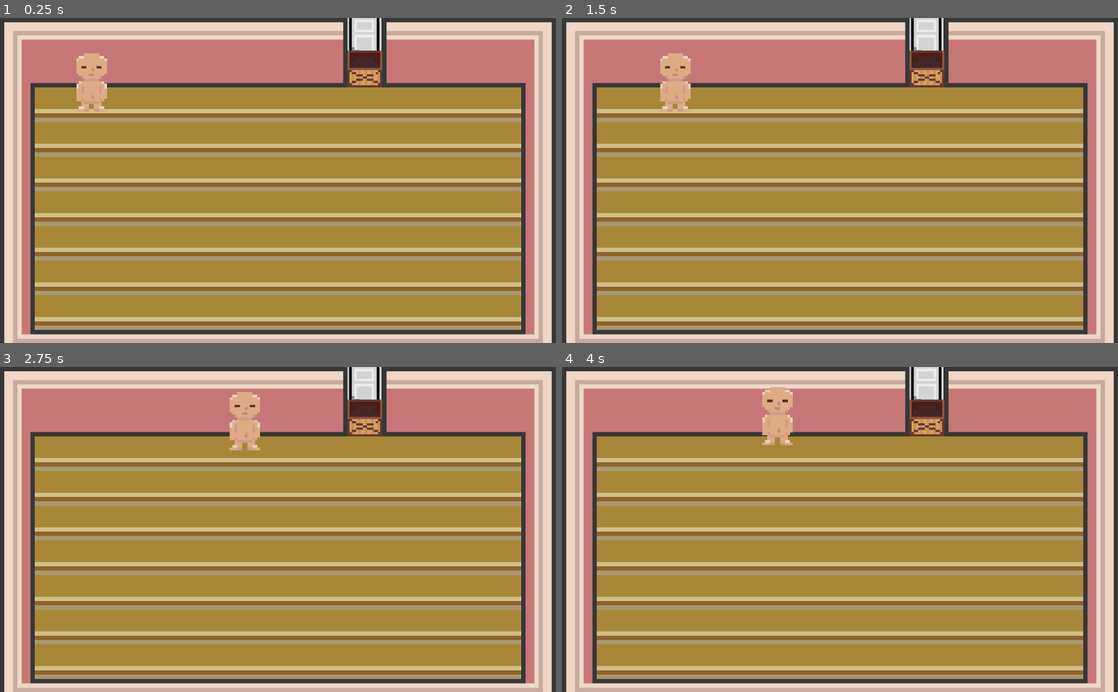
Above: before the commit, frames 1-4 (two rows, left to right).
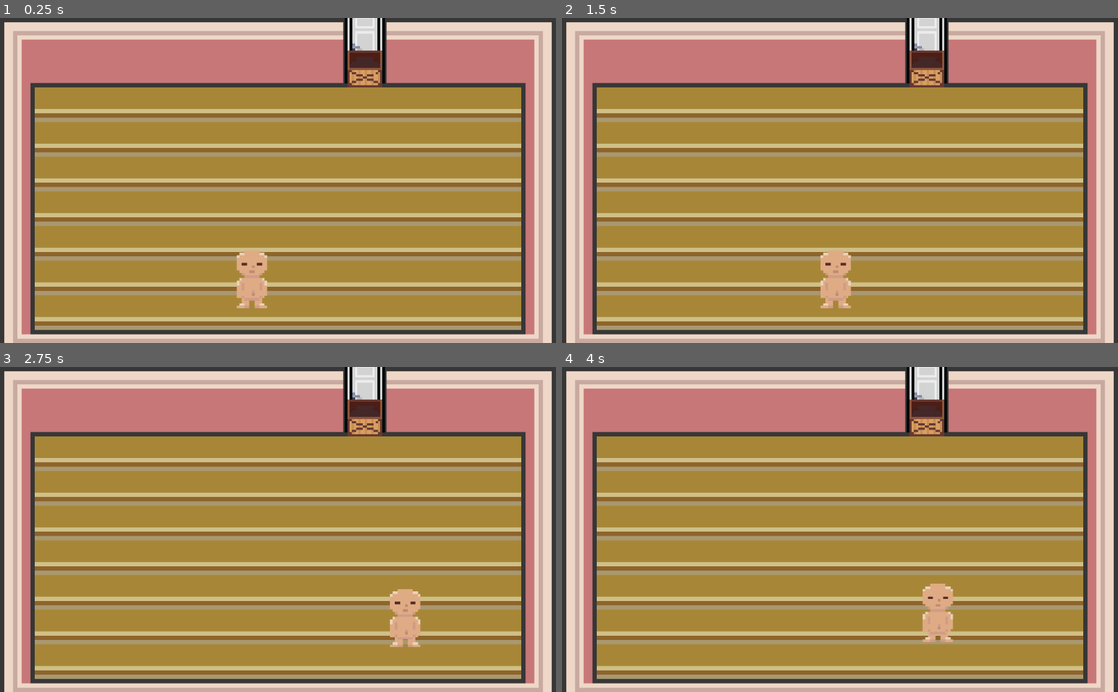
Above: after the commit, the same moments.

Repository: Max-Codes559/Nasubi
Game: Godot game, scene res://Scenes/MainScene.tscn
Same seed, same stepped clock (60 frames per second), same inputs: the game is played once before the commit and once after it.
Inputs (mouse positions are in pixels of both pictures, inside the frame that each line leads up to):
- Up to frame 1 (0.25 s): no input
- Up to frame 2 (1.5 s): click (928, 70) at 0.5 s; tap Enter at 1.25 s; move the mouse to (634, 122) at 1.27 s; hold D (right) from 1.28 s (still down); click (634, 122) at 1.42 s
- Up to frame 3 (2.75 s): keep holding D (right); tap W (up) at 1.52, 2.27 s; move the mouse to (166, 545) at 2.02 s
- Up to frame 4 (4 s): move the mouse to (895, 458) at 2.77 s; release D (right) at 2.78 s; hold A (left) 2.78-3.53 s; move the mouse to (812, 594) at 3.52 s; hold D (right) from 3.53 s (still down); click (812, 594) at 3.67 s; tap W (up) at 3.77 s

The runs differ from the first frame. In frame 1, 2.0% of the frame differs, in the area x 13-70%, y 0-90%; in frame 2, 2.0%; in frame 3, 1.9%; in frame 4, 2.0%.

Commit message:
Added Y sorting, furniture now goes to Floor Y sort node after being instanced

Diff:
--- /dev/null
+++ b/Player.tscn
@@ -0,0 +1,25 @@
+[gd_scene load_steps=4 format=2]
+
+[ext_resource path="res://Scenes/Player.gd" type="Script" id=1]
+[ext_resource path="res://Player/NasubiPlayerBase.png" type="Texture" id=2]
+
+[sub_resource type="CapsuleShape2D" id=1]
+radius = 16.0
+height = 12.0
+
+[node name="Player" type="KinematicBody2D"]
+position = Vector2( 0, 2.38419e-07 )
+scale = Vector2( 1.4, 1.4 )
+z_index = 4
+z_as_relative = false
+script = ExtResource( 1 )
+
+[node name="Sprite" type="Sprite" parent="."]
+position = Vector2( 0, 29.3357 )
+scale = Vector2( 3.3375, 3.3375 )
+texture = ExtResource( 2 )
+
+[node name="CollisionShape2D" type="CollisionShape2D" parent="."]
+position = Vector2( 0, 53.3357 )
+scale = Vector2( 1, 0.5 )
+shape = SubResource( 1 )
--- a/Scenes/FurnitureItem.tscn
+++ b/Scenes/FurnitureItem.tscn
@@ -11,11 +11,13 @@
 extents = Vector2( 36, 14.5 )
 
 [node name="FurnitureItem" type="StaticBody2D"]
-z_index = 10
+z_as_relative = false
 script = ExtResource( 2 )
 
 [node name="Sprite" type="Sprite" parent="."]
 scale = Vector2( 8, 8 )
+z_index = 4
+z_as_relative = false
 texture = SubResource( 2 )
 
 [node name="CollisionShape2D" type="CollisionShape2D" parent="."]
--- a/Scenes/MainScene.tscn
+++ b/Scenes/MainScene.tscn
@@ -1,8 +1,7 @@
-[gd_scene load_steps=19 format=2]
+[gd_scene load_steps=18 format=2]
 
 [ext_resource path="res://Items/furniture pack coloured outline.png" type="Texture" id=1]
-[ext_resource path="res://Scenes/Player.gd" type="Script" id=2]
-[ext_resource path="res://Player/NasubiPlayerBase.png" type="Texture" id=3]
+[ext_resource path="res://Player.tscn" type="PackedScene" id=2]
 [ext_resource path="res://UI/FloorSlotOverlayUnselected.png" type="Texture" id=4]
 [ext_resource path="res://Room/Room Sprites/SellBox.png" type="Texture" id=5]
 [ext_resource path="res://Scripts/FloorSlot.gd" type="Script" id=6]
@@ -13,10 +12,6 @@
 [ext_resource path="res://Scripts/InventoryGrid.gd" type="Script" id=11]
 [ext_resource path="res://Scripts/FloorGridCont.gd" type="Script" id=12]
 [ext_resource path="res://Room/floor and walls spritesheet.png" type="Texture" id=13]
-
-[sub_resource type="AtlasTexture" id=3]
-atlas = ExtResource( 1 )
-region = Rect2( 595, 103, 16, 32 )
 
 [sub_resource type="TileSet" id=2]
 0/name = "floor and walls spritesheet.png 0"
@@ -148,9 +143,13 @@
 5/shapes = [  ]
 5/z_index = 0
 
-[sub_resource type="CapsuleShape2D" id=1]
-radius = 16.0
-height = 12.0
+[sub_resource type="AtlasTexture" id=3]
+atlas = ExtResource( 1 )
+region = Rect2( 595, 103, 16, 32 )
+
+[sub_resource type="AtlasTexture" id=6]
+atlas = ExtResource( 1 )
+region = Rect2( 479, 105, 9, 13 )
 
 [sub_resource type="RectangleShape2D" id=4]
 extents = Vector2( 10, 225 )
@@ -159,11 +158,6 @@
 extents = Vector2( 10, 461.5 )
 
 [node name="main" type="Node2D"]
-
-[node name="Door" type="Sprite" parent="."]
-position = Vector2( 671, 54 )
-scale = Vector2( 4.60937, 4.60937 )
-texture = SubResource( 3 )
 
 [node name="RoomTileMap" type="TileMap" parent="."]
 scale = Vector2( 8, 8 )
@@ -172,9 +166,24 @@
 format = 1
 tile_data = PoolIntArray( 0, 0, 0, 1, 0, 2, 2, 0, 2, 3, 0, 2, 4, 0, 2, 5, 0, 2, 6, 0, 2, 7, 0, 2, 8, 0, 2, 9, 0, 3, 11, …(2270 unchanged characters)…
 
-[node name="Floor" type="Node2D" parent="."]
+[node name="Door" type="Sprite" parent="."]
+position = Vector2( 672, 47 )
+scale = Vector2( 4.60937, 4.60937 )
+texture = SubResource( 3 )
+
+[node name="Floor" type="YSort" parent="."]
 self_modulate = Color( 0.77, 0.77, 0.77, 1 )
 position = Vector2( 464, 439 )
+
+[node name="Player" parent="Floor" instance=ExtResource( 2 )]
+
+[node name="Fake chair" type="Sprite" parent="Floor"]
+visible = false
+position = Vector2( 6, -125 )
+scale = Vector2( 12.0556, 12.0556 )
+z_index = 4
+z_as_relative = false
+texture = SubResource( 6 )
 
 [node name="GridContainer" type="GridContainer" parent="Floor"]
 visible = false
@@ -412,25 +421,10 @@
 stretch_mode = 1
 script = ExtResource( 6 )
 
-[node name="Player" type="KinematicBody2D" parent="."]
-position = Vector2( -198, -330 )
-scale = Vector2( 1.4, 1.4 )
-z_index = 20
-script = ExtResource( 2 )
-
-[node name="Sprite" type="Sprite" parent="Player"]
-position = Vector2( 262, 319 )
-scale = Vector2( 3.3375, 3.3375 )
-texture = ExtResource( 3 )
-
-[node name="CollisionShape2D" type="CollisionShape2D" parent="Player"]
-position = Vector2( 262, 343 )
-scale = Vector2( 1, 0.5 )
-shape = SubResource( 1 )
-
 [node name="Mail" type="Sprite" parent="."]
 position = Vector2( 672, 94 )
 scale = Vector2( 4, 4 )
+z_index = 2
 texture = ExtResource( 5 )
 
 [node name="Button" type="Button" parent="Mail"]
@@ -536,38 +530,42 @@
 
 [node name="Mouse" type="Sprite" parent="."]
 position = Vector2( 2, 2 )
-scale = Vector2( 1.4, 1.4 )
+scale = Vector2( 4, 4 )
+z_index = 5
 script = ExtResource( 8 )
 
-[node name="Wall" type="StaticBody2D" parent="."]
+[node name="Walls" type="Node2D" parent="."]
+
+[node name="Wall" type="StaticBody2D" parent="Walls"]
 position = Vector2( 54, 114 )
 
-[node name="CollisionShape2D" type="CollisionShape2D" parent="Wall"]
+[node name="CollisionShape2D" type="CollisionShape2D" parent="Walls/Wall"]
 position = Vector2( 0, 222 )
 shape = SubResource( 4 )
 
-[node name="Wall2" type="StaticBody2D" parent="."]
+[node name="Wall2" type="StaticBody2D" parent="Walls"]
 position = Vector2( 970, 112 )
 
-[node name="CollisionShape2D" type="CollisionShape2D" parent="Wall2"]
+[node name="CollisionShape2D" type="CollisionShape2D" parent="Walls/Wall2"]
 position = Vector2( 0, 231 )
 shape = SubResource( 4 )
 
-[node name="Wall3" type="StaticBody2D" parent="."]
+[node name="Wall3" type="StaticBody2D" parent="Walls"]
 position = Vector2( 970, 88 )
 rotation = 1.5708
 
-[node name="CollisionShape2D" type="CollisionShape2D" parent="Wall3"]
+[node name="CollisionShape2D" type="CollisionShape2D" parent="Walls/Wall3"]
 position = Vector2( -3, 452 )
 shape = SubResource( 5 )
 
-[node name="Wall4" type="StaticBody2D" parent="."]
+[node name="Wall4" type="StaticBody2D" parent="Walls"]
 position = Vector2( 964, 575 )
 rotation = 1.5708
 
-[node name="CollisionShape2D" type="CollisionShape2D" parent="Wall4"]
+[node name="CollisionShape2D" type="CollisionShape2D" parent="Walls/Wall4"]
 position = Vector2( 6, 452 )
 shape = SubResource( 5 )
+disabled = true
 
 [connection signal="gui_input" from="Floor/GridContainer/FloorSlot" to="Floor/GridContainer/FloorSlot" method="_on_FloorSlot_gui_input"]
 [connection signal="mouse_entered" from="Floor/GridContainer/FloorSlot" to="Floor/GridContainer/FloorSlot" method="_on_FloorSlot_mouse_entered"]
--- a/Scripts/FurnitureItem.gd
+++ b/Scripts/FurnitureItem.gd
@@ -2,29 +2,42 @@
 
 onready var collisionBody = $CollisionShape2D
 onready var sprite = $Sprite
-
-var size
+onready var ysort = get_parent().get_parent().get_parent()
+var slot
+var dataRecieved = false
 
 func get_resource_data(item):
-	sprite.texture = item.texture
+	if dataRecieved == false:
+		sprite.texture = item.texture
 
-	if item.size == "1x1":
-		sprite.position = get_parent().rect_size / 2
-		collisionBody.position = get_parent().rect_size / 2
+		if item.size == "1x1":
+			sprite.position = slot.rect_size / 2
+			collisionBody.position = slot.rect_size / 2
 
-	elif item.size == "2x1":
-		collisionBody.scale *= Vector2(3.6,2)
-		collisionBody.position.x = get_parent().rect_size.x
-		collisionBody.position.y = get_parent().rect_size.y / 2
-		sprite.position.x = get_parent().rect_size.x
-		sprite.position.y = get_parent().rect_size.y / 2
+		elif item.size == "2x1":
+			collisionBody.scale *= Vector2(3.6,2)
+			collisionBody.position.x = slot.rect_size.x
+			collisionBody.position.y = slot.rect_size.y / 2
+			sprite.position.x = slot.rect_size.x
+			sprite.position.y = slot.rect_size.y / 2
 
-	elif item.size == "2x2":
-		collisionBody.scale *= Vector2(2,2)
+		elif item.size == "2x2":
+			collisionBody.scale *= Vector2(2,2)
 
-	elif item.size == "rug":
-		collisionBody.set_deferred("disabled", true)
+		elif item.size == "rug":
+			collisionBody.set_deferred("disabled", true)
+
+		dataRecieved = true
+
+func transfer_node():
+	var slotPosition = global_position
+	var slotNumber = get_parent().get_index()
+	get_parent().remove_child(self)
+	ysort.add_child(self)
+	global_position = slotPosition
 
 func _ready():
-	var slot = get_parent()
-	slot.connect("furniture_type", self, "get_resource_data")
+	if dataRecieved == false:
+		slot = get_parent()
+		slot.connect("furniture_type", self, "get_resource_data")
+		transfer_node()
--- a/Scripts/MailInv.gd
+++ b/Scripts/MailInv.gd
@@ -1,19 +1,4 @@
 extends TextureRect
-
-
-# Declare member variables here. Examples:
-# var a = 2
-# var b = "text"
-
-
-# Called when the node enters the scene tree for the first time.
-func _ready():
-	pass # Replace with function body.
-
-
-# Called every frame. 'delta' is the elapsed time since the previous frame.
-#func _process(delta):
-#	pass
 
 
 func _on_Button_pressed():
--- a/Scripts/item.gd
+++ b/Scripts/item.gd
@@ -4,4 +4,4 @@
 export(String) var name = ""
 export(Texture) var texture
 export(String, "Furniture", "Wallet", "Food", "Clothing") var itemType
-export(String, "1x1", "2x1", "2x2", "rug") var size
+export(String, "1x1", "2x2", "rug") var size
